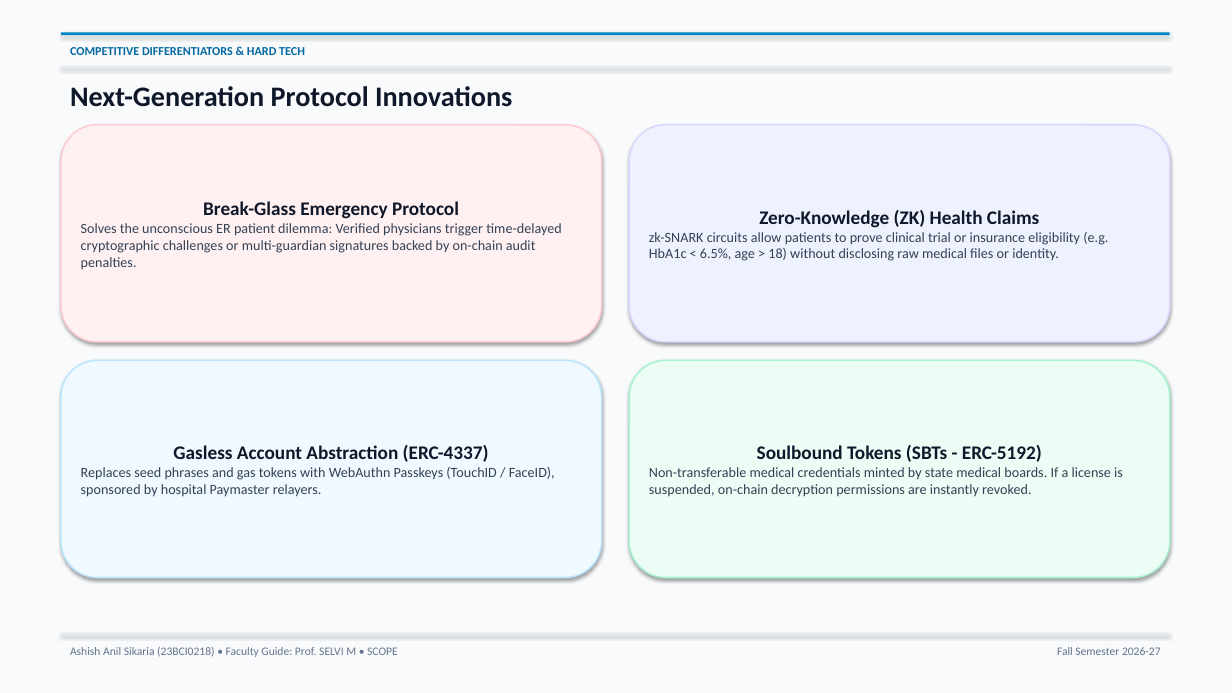
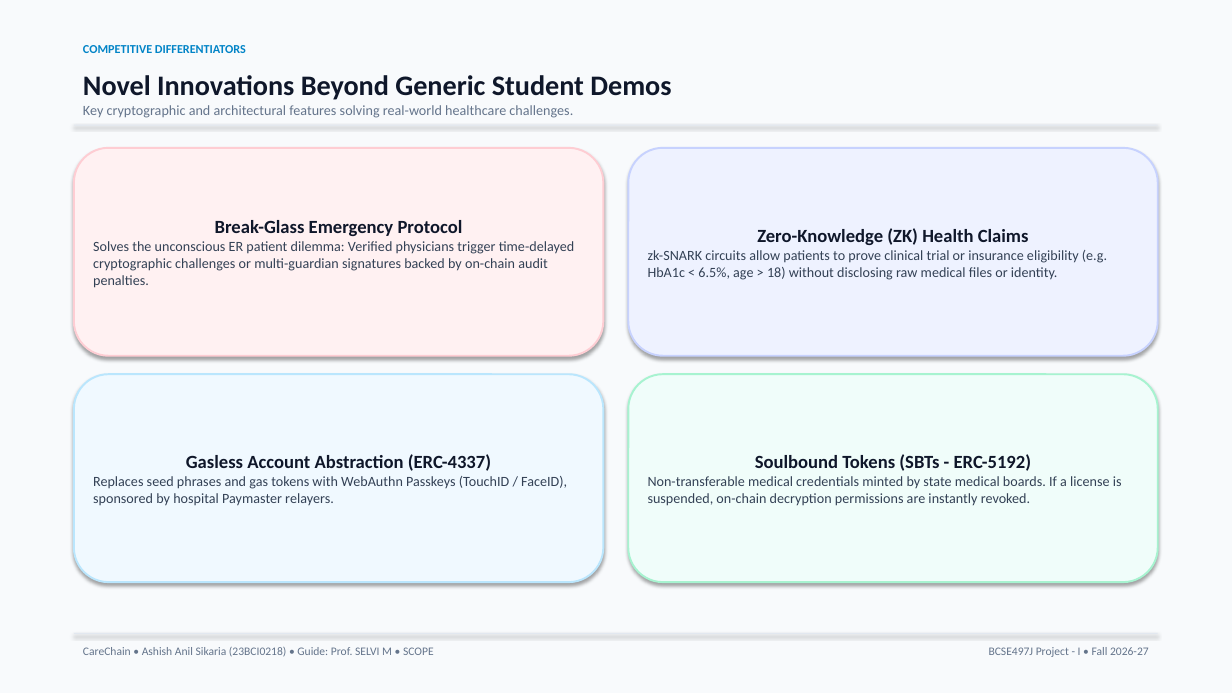
Before and after one commit to ashishanilsikaria/CareChain, a slide deck: slide 7 of docs/presentation/CareChain_Presentation.pptx. Drawn at 1232x693 pixels with LibreOffice and Linux fonts; fonts in the diff are those of the drawing. Boxes give left, top, right and bottom in pixels: in the first picture for what was removed or moved away, otherwise in the second. Text is boxed around its words. In the diff, an @@ line names an element or a change of style, - is before the commit and + after.

Commit message:
refactor(presentation): redesign deck to executive McKinsey/Apple healthtech standard with authentic UN SDG branding

```diff
--- a/docs/presentation/CareChain_Presentation.pptx
+++ b/docs/presentation/CareChain_Presentation.pptx
@@ rectangle removed at box(61, 32, 1170, 35) @@
@@ text at box(83, 45, 246, 53): text changed; text colour #0369A1 to #0284C7 @@
-COMPETITIVE DIFFERENTIATORS & HARD TECH
+COMPETITIVE DIFFERENTIATORS
@@ text removed at box(70, 86, 512, 107) @@
-Next-Generation Protocol Innovations
@@ text added at box(83, 75, 671, 118), 11 pt, text #64748B @@
+Novel Innovations Beyond Generic Student Demos
+Key cryptographic and architectural features solving real-world healthcare challenges.
@@ rectangle: place and size @@
-rectangle at box(61, 67, 1170, 67)
+rectangle at box(74, 125, 1158, 126)
@@ rounded rectangle "Break-Glass Emergency Protocol": place and size @@
-rounded rectangle "Break-Glass Emergency Protocol" at box(61, 125, 602, 342)
+rounded rectangle "Break-Glass Emergency Protocol" at box(74, 148, 604, 356)
@@ rounded rectangle "Break-Glass Emergency Protocol" at box(74, 148, 604, 356): outline #FECDD3 1.2 pt to #FECDD3 1.5 pt @@
@@ rounded rectangle "Zero-Knowledge (ZK) Health Claims": place and size @@
-rounded rectangle "Zero-Knowledge (ZK) Health Claims" at box(629, 125, 1170, 342)
+rounded rectangle "Zero-Knowledge (ZK) Health Claims" at box(628, 148, 1158, 356)
@@ rounded rectangle "Zero-Knowledge (ZK) Health Claims" at box(628, 148, 1158, 356): outline #DDD6FE 1.2 pt to #C7D2FE 1.5 pt @@
@@ text in rounded rectangle at box(215, 220, 463, 236): size 15 to 14.5 pt in "Break-Glass Emergency Protocol" @@
@@ text in rounded rectangle at box(757, 228, 1029, 245): size 15 to 14.5 pt in "Zero-Knowledge (ZK) Health Claims" @@
@@ rounded rectangle "Gasless Account Abstraction (ERC-4337)": place and size @@
-rounded rectangle "Gasless Account Abstraction (ERC-4337)" at box(61, 360, 602, 578)
+rounded rectangle "Gasless Account Abstraction (ERC-4337)" at box(74, 374, 604, 582)
@@ rounded rectangle "Gasless Account Abstraction (ERC-4337)" at box(74, 374, 604, 582): outline #BAE6FD 1.2 pt to #BAE6FD 1.5 pt @@
@@ rounded rectangle "Soulbound Tokens (SBTs - ERC-5192)": place and size @@
-rounded rectangle "Soulbound Tokens (SBTs - ERC-5192)" at box(629, 360, 1170, 578)
+rounded rectangle "Soulbound Tokens (SBTs - ERC-5192)" at box(628, 374, 1158, 582)
@@ rounded rectangle "Soulbound Tokens (SBTs - ERC-5192)" at box(628, 374, 1158, 582): fill #ECFDF5 to #F0FDFA; outline #A7F3D0 1.2 pt to #A7F3D0 1.5 pt @@
@@ text in rounded rectangle at box(186, 454, 491, 471): size 15 to 14.5 pt in "Gasless Account Abstraction (ERC-4337)" @@
@@ text in rounded rectangle at box(755, 454, 1032, 471): size 15 to 14.5 pt in "Soulbound Tokens (SBTs - ERC-5192)" @@
@@ rectangle: place and size @@
-rectangle at box(61, 633, 1170, 634)
+rectangle at box(74, 633, 1158, 634)
@@ text at box(83, 647, 434, 657): text changed @@
-Ashish Anil Sikaria (23BCI0218) • Faculty Guide: Prof. SELVI M • SCOPE
+CareChain • Ashish Anil Sikaria (23BCI0218) • Guide: Prof. SELVI M • SCOPE
@@ text at box(989, 647, 1149, 657): text changed @@
-Fall Semester 2026-27
+BCSE497J Project - I • Fall 2026-27
```
Also in this commit, not shown: 9 other slides changed, 2 other files.
